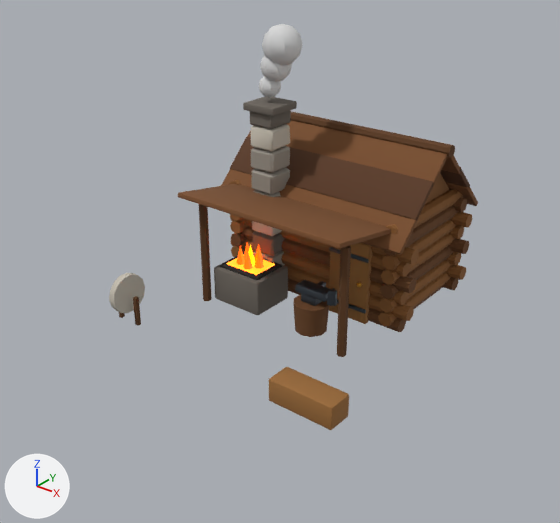
Two versions of the glTF model modele3d/export/mapa/kuznia_poz04.glb, one commit apart.
Before and after are seen from a camera (50 mm lens) standing at (8.43, -10.82, 7.81) and looking at (0.24, -0.6, 1.47). Arrows for +X, +Y and +Z are at lower left; the lights stay in place. The first picture is the older version. Vertices at exactly the same position are counted once.

Before the edit, the objects in view are built like this:
```python
me_kuznia_poz04 = bpy.data.meshes.new('kuznia_poz04')
me_kuznia_poz04.from_pydata(...)  # 2130 vertices, 3984 faces; spans x -2.58..2.85, y -2.6..3.47, z 0.0..5.53
me_kuznia_poz04.materials.append(mat_mapa_log_dark)  # brown #6b4423
me_kuznia_poz04.materials.append(mat_mapa_log)  # brown #8a5a2b
me_kuznia_poz04.materials.append(mat_mapa_shingle)  # brown #7a4e2a
me_kuznia_poz04.materials.append(mat_mapa_shingle_dark)  # brown #5a3820
me_kuznia_poz04.materials.append(mat_mapa_wood_dark)  # brown #5e3b1c
me_kuznia_poz04.materials.append(mat_mapa_wood)  # brown #9a6a36
me_kuznia_poz04.materials.append(mat_mapa_iron)  # greyish blue #4d545c
me_kuznia_poz04.materials.append(mat_mapa_gold)  # orange #e0ac3c
me_kuznia_poz04.materials.append(mat_mapa_stone_dark)  # dark grey #6d665e
me_kuznia_poz04.materials.append(mat_mapa_coal)  # black #262321
me_kuznia_poz04.materials.append(mat_mapa_fire)  # orange #ff5200, glowing orange #ff5200
me_kuznia_poz04.materials.append(mat_mapa_fire_core)  # orange #ffae00, glowing orange #ffae00
me_kuznia_poz04.materials.append(mat_mapa_molten)  # orange #ff7a1a, glowing orange #ff7a1a
me_kuznia_poz04.materials.append(mat_mapa_stone_light)  # light grey #c4bdaf
me_kuznia_poz04.materials.append(mat_mapa_stone)  # grey #9a948a
me_kuznia_poz04.materials.append(mat_mapa_smoke)  # light grey #d8d8d8
me_kuznia_poz04.materials.append(mat_mapa_water)  # blue #3f7fbf
ob_kuznia_poz04 = bpy.data.objects.new('kuznia_poz04', me_kuznia_poz04)
ob_kuznia_poz04.location = (0.0, 0.0, 0.0)
```
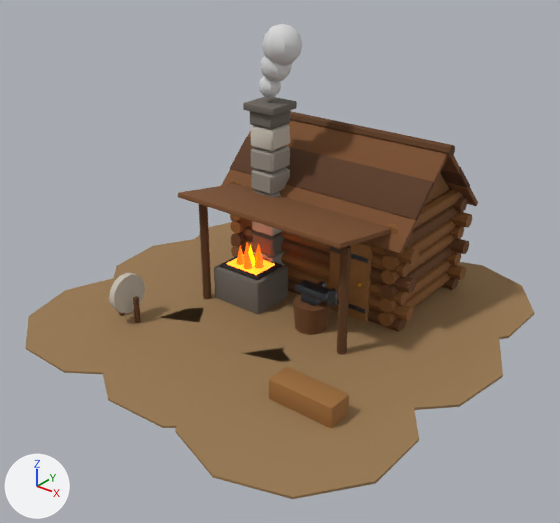
The edits, one by one:
Material 'mapa_dirt' (mat_mapa_dirt) is new.
Its base color is (0.323, 0.195, 0.0844) (brown #9a7a52).
Its roughness is 0.95.
me_kuznia_poz04 is used by ob_kuznia_poz04; location (0.0, 0.0, 0.0).
me_kuznia_poz04 had 2130 vertices, 3984 faces and spanned x -2.58..2.85, y -2.6..3.47, z 0.0..5.53.
me_kuznia_poz04 now has 2310 vertices, 4308 faces and spans x -4.5..4.34, y -4.51..4.4, z 0.0..5.53.
me_kuznia_poz04 part 1: a new loose piece, a 10-sided cylinder along z spanning x -4.286..-0.405, y -4.174..-0.444, z 0.005..0.045, in mat_mapa_dirt (brown #9a7a52).
me_kuznia_poz04 part 2: a new loose piece, a 10-sided cylinder along z spanning x -4.501..-0.424, y -1.969..2.151, z 0.004..0.046, in mat_mapa_dirt (brown #9a7a52).
me_kuznia_poz04 part 3: a new loose piece, a 10-sided cylinder along z spanning x -4.225..-0.47, y 0.275..3.882, z 0.003..0.047, in mat_mapa_dirt (brown #9a7a52).
me_kuznia_poz04 part 4: a new loose piece, a 10-sided cylinder along z spanning x -2.026..1.996, y -4.229..-0.346, z 0.004..0.046, in mat_mapa_dirt (brown #9a7a52).
me_kuznia_poz04 part 5: a new loose piece, a 10-sided cylinder along z spanning x -1.71..1.725, y -1.864..1.721, z 0.003..0.047, in mat_mapa_dirt (brown #9a7a52).
me_kuznia_poz04 part 6: a new loose piece, a 10-sided cylinder along z spanning x 0.216..4.056, y -4.512..-0.484, z 0.003..0.047, in mat_mapa_dirt (brown #9a7a52).
me_kuznia_poz04 part 7: a new loose piece, a 10-sided cylinder along z spanning x 0.237..4.335, y -1.817..2.289, z 0.002..0.048, in mat_mapa_dirt (brown #9a7a52).
me_kuznia_poz04 part 8: a new loose piece, a 10-sided cylinder along z spanning x 0.259..3.893, y 0.61..4.403, z 0.001..0.049, in mat_mapa_dirt (brown #9a7a52).
Other edits to the shape of me_kuznia_poz04 do not show in these pictures.
me_kuznia_poz04 gains material mat_mapa_dirt (brown #9a7a52).

Changed parts and their boxes (x1, y1, x2, y2) in the pictures (560 x 523 px):
'kuznia_poz04', reshaped (38% wider, 17% taller): before (109, 24, 478, 430); after (26, 24, 534, 499)
part 1 of me_kuznia_poz04, added (brown): after (26, 278, 158, 374)
part 2 of me_kuznia_poz04, added (brown): after (111, 239, 215, 322)
part 3 of me_kuznia_poz04, added (brown): after (187, 222, 234, 274)
part 4 of me_kuznia_poz04, added (brown): after (100, 308, 242, 428)
part 5 of me_kuznia_poz04, added (brown): after (199, 291, 297, 362)
part 6 of me_kuznia_poz04, added (brown): after (175, 349, 419, 499)
part 7 of me_kuznia_poz04, added (brown): after (283, 309, 503, 410)
part 8 of me_kuznia_poz04, added (brown): after (385, 262, 534, 344)
